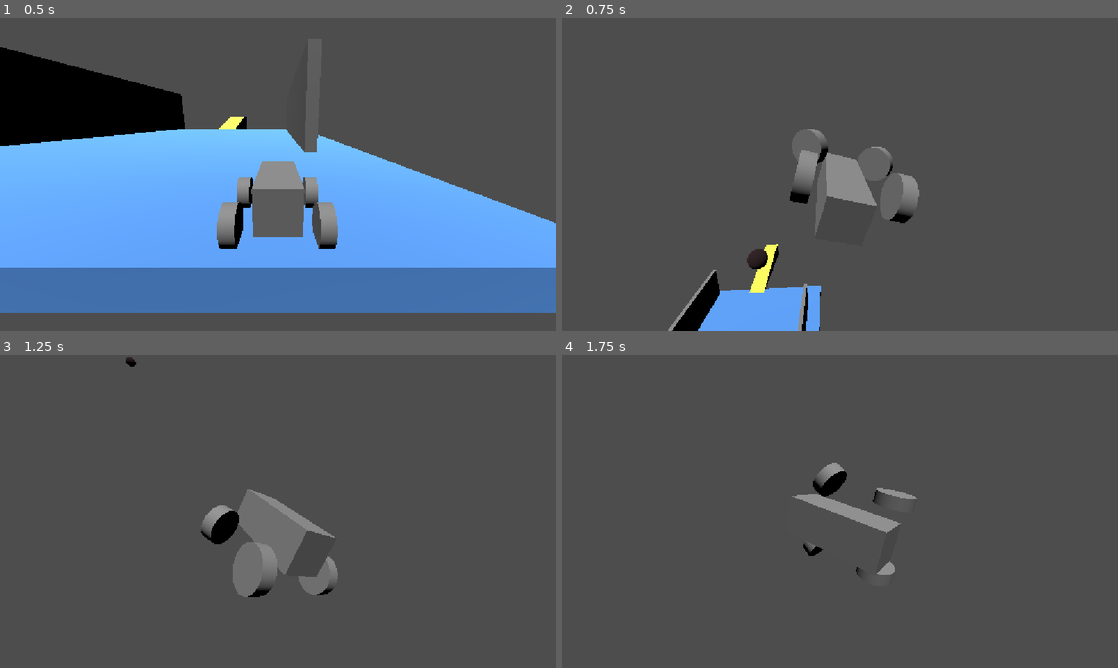
Above: before the commit, frames 1-4 (two rows, left to right).
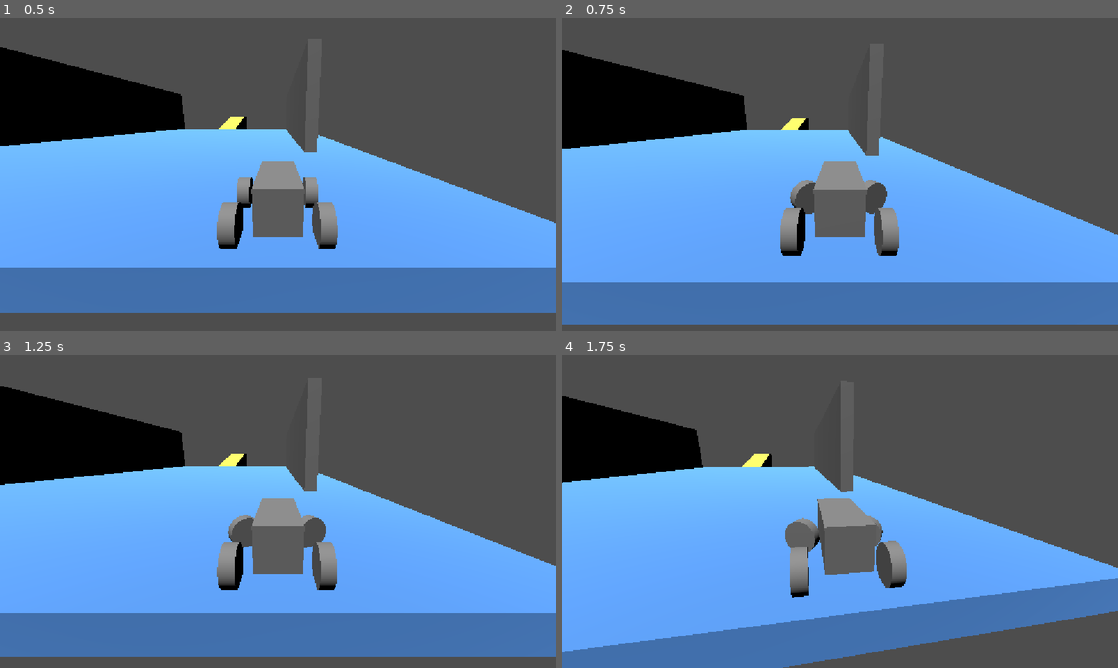
Above: after the commit, the same moments.

Repository: MauroEscalante-Hub/Linea-San-Gnomo
Game: Godot game, scene res://escena_para_pruebas.tscn
The game is run twice, just before and just after one commit, with the same random seed, the same clock (stepped at 60 frames per second) and the same inputs. The project has no main scene, so this scene is started directly.
Inputs (mouse positions are in pixels of both pictures, inside the frame that each line leads up to):
- Up to frame 1 (0.5 s): no input
- Up to frame 2 (0.75 s): move the mouse to (962, 158) at 0.52 s; press the mouse at (962, 158) at 0.53 s; hold D (derecha) from 0.53 s (still down)
- Up to frame 3 (1.25 s): keep holding D (derecha)
- Up to frame 4 (1.75 s): move the mouse to (728, 527) at 1.27 s; release D (derecha) at 1.28 s; release the mouse at (728, 527) at 1.28 s; hold A (izquierda) from 1.28 s (still down); tap S (frenar) at 1.35 s

Frame 1 is identical in both runs. In frame 2, 59% of the frame differs, in the area x 0-100%, y 10-100%; in frame 3, 57%; in frame 4, 52%.

Commit message:
Colisiones con el grayboxing
Arreglos y reconocimiento que colisionan los disparos con el entorno. Solo se destruyen.

Diff:
--- a/Escenas/dispararbalas/balas.gd
+++ b/Escenas/dispararbalas/balas.gd
@@ -5,8 +5,10 @@
 
 
 func _physics_process(delta: float) -> void:
-	velocity+= direccion * velocidad * delta
-	move_and_slide()
+	var colisiona := move_and_collide(direccion * velocidad * delta)
+	if colisiona:
+		queue_free()
+
 
 
 func _ready() -> void:
--- a/Escenas/dispararbalas/balas.tscn
+++ b/Escenas/dispararbalas/balas.tscn
@@ -12,7 +12,7 @@
 
 [sub_resource type="SphereShape3D" id="SphereShape3D_yf5fn"]
 
-[node name="balas" type="CharacterBody3D" unique_id=1497429755]
+[node name="balas" type="CharacterBody3D" unique_id=82716373]
 script = ExtResource("1_ipiei")
 
 [node name="MeshInstance3D" type="MeshInstance3D" parent="." unique_id=1936619665]
--- /dev/null
+++ b/Escenas/grayboxing/grayboxing_escenario_1.tscn
@@ -0,0 +1,5 @@
+[gd_scene format=3 uid="uid://b32x7i2miakry"]
+
+[ext_resource type="PackedScene" uid="uid://g3kof571e30v" path="res://Escenas/grayboxing/grayboxing_escenario1.tscn" id="1_ck2js"]
+
+[node name="GrayboxingEscenario1" unique_id=212315754 instance=ExtResource("1_ck2js")]
--- a/escenas/jugador/camara_player.gd
+++ b/escenas/jugador/camara_player.gd
@@ -4,6 +4,9 @@
 @export var smooth_speed := 0.9
 @export var player : VehicleBody3D
 var direccion = Vector3.FORWARD
+@export var zoom: float = 45.0
+@export var zoom_Speed: float =  8.0
+var zoom_activado = false
 
 func _ready():
 	if player == null:
